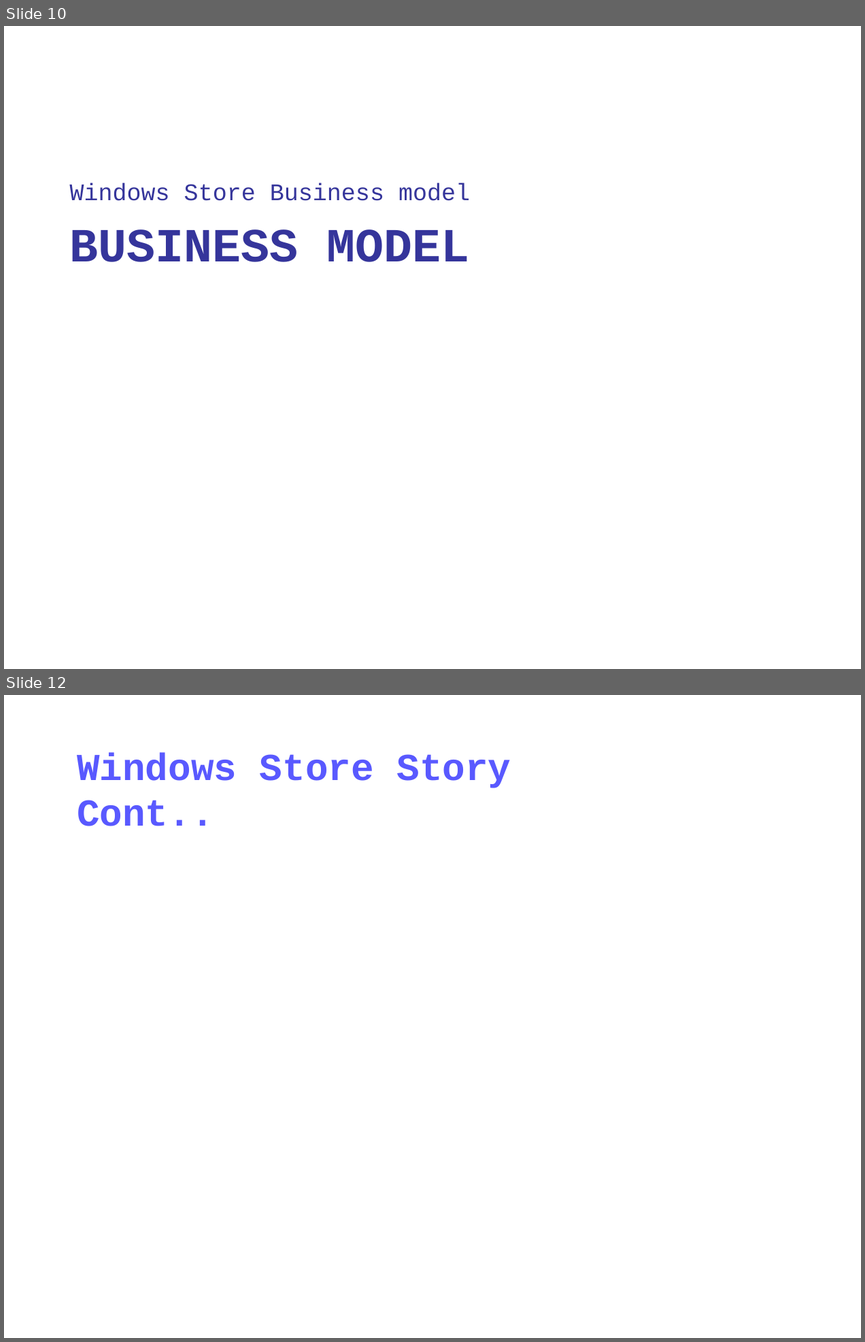
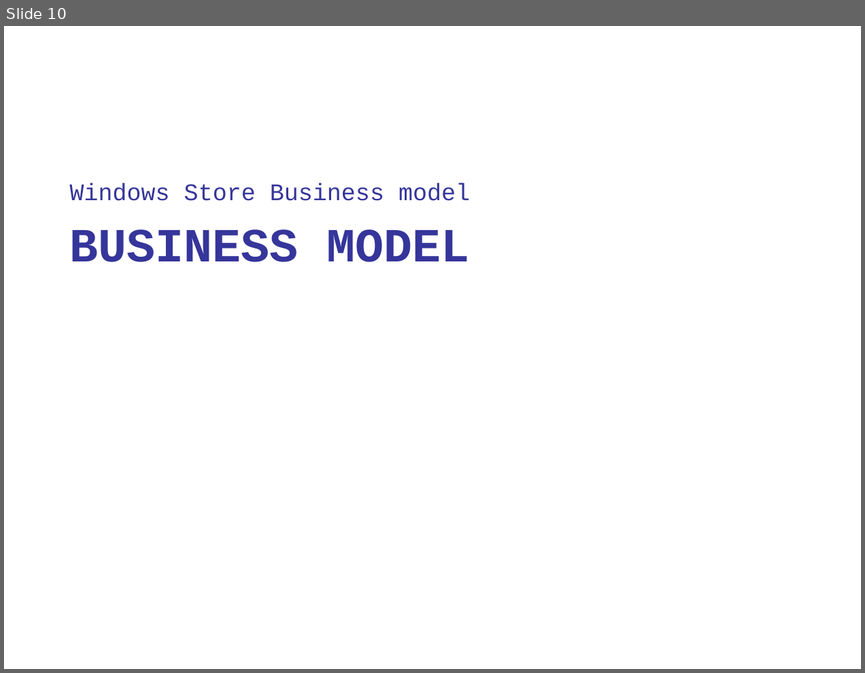
Before and after one commit to olalawal/AnewluvwebAssets, a slide deck: Docs/newpresentation.pptx. Shown one above the other, each under a label of ours: slides 10 and 12 before the commit, slide 10 after it; the slides between them are not shown. The pictures are 865x1342 and 865x673 pixels, drawn with LibreOffice and Linux fonts; fonts in the diff are those of the drawing; background and template pictures are left out. Boxes give left, top, right and bottom in pixels: in the first picture for what was removed or moved away, otherwise in the second. Text is boxed around its words. In the diff, an @@ line names an element or a change of style, - is before the commit and + after.

```diff
--- a/Docs/newpresentation.pptx
+++ b/Docs/newpresentation.pptx
@@ slide 12 removed at (4, 695, 861, 1338), background picture (left out) @@
@@ title removed at (77, 753, 511, 826) @@
-Windows Store Story Cont..
```
Also in this commit, not shown: 3 slides changed, 1 other slide removed, 1 other file.
